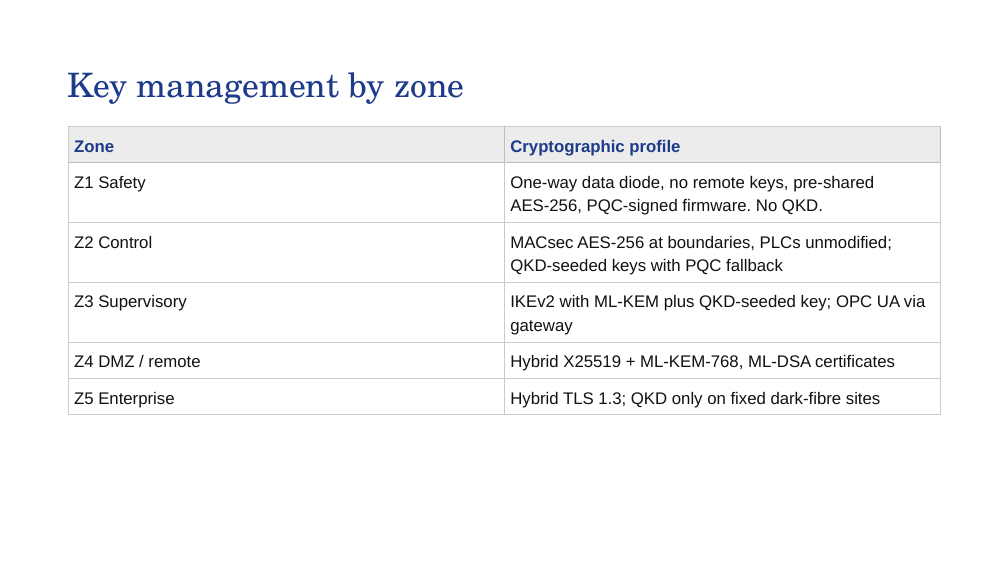
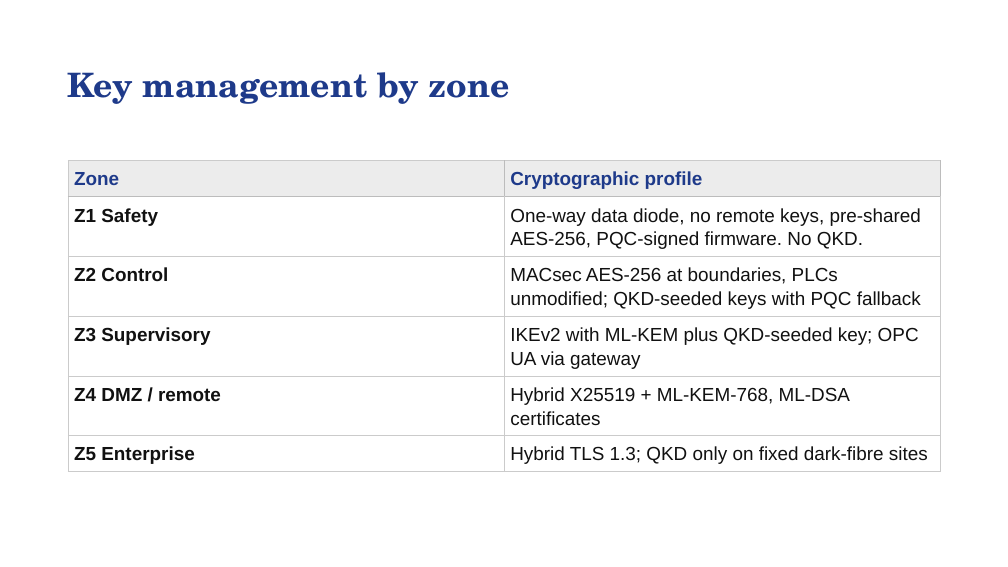
Before and after one commit to SAMeh-ZAGhloul/QRNF_True_Randomness_Tests, a slide deck: slide 11 of Docs/Zone-Wise PQC and QKD for SMR Control Systems.pptx. Drawn at 1008x567 pixels with LibreOffice and Linux fonts; fonts in the diff are those of the drawing. Boxes give left, top, right and bottom in pixels: in the first picture for what was removed or moved away, otherwise in the second. Text is boxed around its words. In the diff, an @@ line names an element or a change of style, - is before the commit and + after.

```diff
--- a/Docs/Zone-Wise PQC and QKD for SMR Control Systems.pptx
+++ b/Docs/Zone-Wise PQC and QKD for SMR Control Systems.pptx
@@ title "Key management by zone" at [67, 72, 509, 104]: bold on @@
@@ table at [68, 160, 941, 468] @@
@@ size 16 to 18 pt @@
@@ bold on in "Z1 Safety", "Z2 Control", "Z3 Supervisory", "Z4 DMZ / remote" and 1 more places @@
@@ table: place and size @@
-table at [68, 126, 941, 415]
+table at [68, 160, 941, 468]
```
Also in this commit, not shown: 13 other slides changed, 1 other file.
